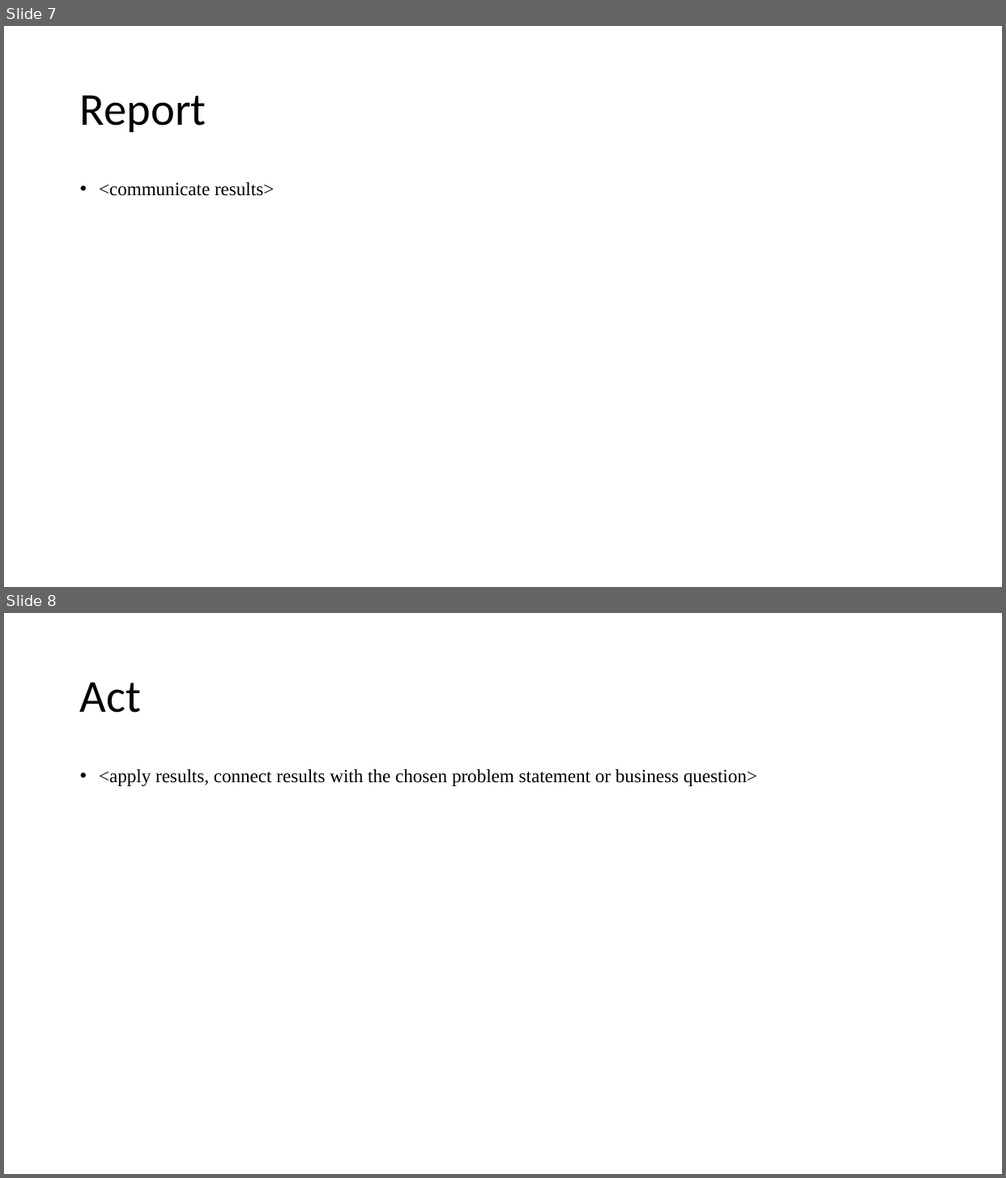
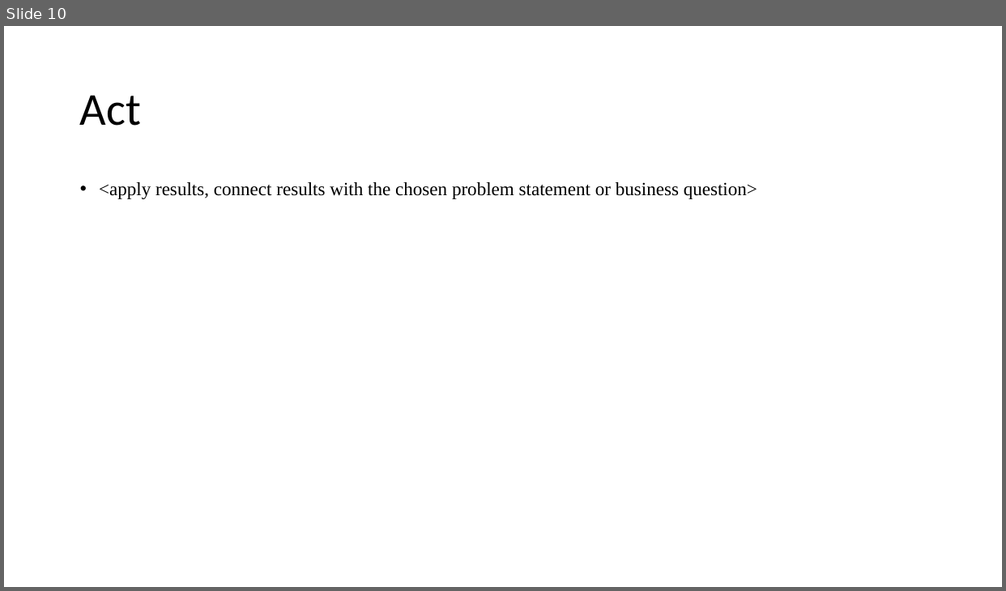
Before and after one commit to jpadwor1/ANA500, a slide deck: ANA500_Micro-Project_1.pptx. Shown one above the other, each under a label of ours: slides 7 and 8 before the commit, slide 10 after it. The pictures are 1006x1178 and 1006x591 pixels, drawn with LibreOffice and Linux fonts; fonts in the diff are those of the drawing. Boxes give left, top, right and bottom in pixels: in the first picture for what was removed or moved away, otherwise in the second. Text is boxed around its words. In the diff, an @@ line names an element or a change of style, - is before the commit and + after.

```diff
--- a/ANA500_Micro-Project_1.pptx
+++ b/ANA500_Micro-Project_1.pptx
@@ slide 7 removed at (4, 26, 1002, 587), background #FFFFFF @@
@@ title removed at (80, 95, 206, 132) @@
-Report
@@ text removed at (99, 182, 274, 196) @@
-• <communicate results>
@@ what was slide 8 is now slide 10 @@
```
Also in this commit, not shown: 5 slides changed, 4 slides added, 1 other slide removed, 4 other files.
